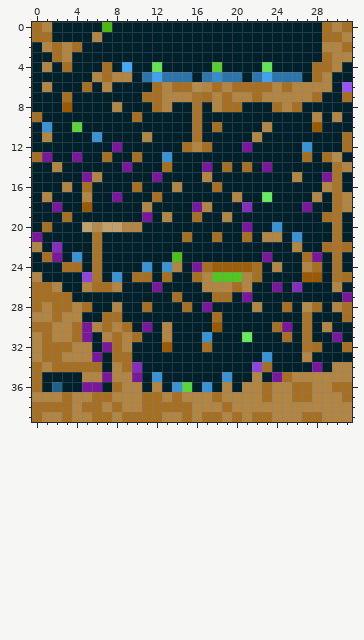
Pixel-art sprite -- assets/levels/tilemap1.png. Above: the version before the commit.
The file is 32x40 pixels.
Once edited:
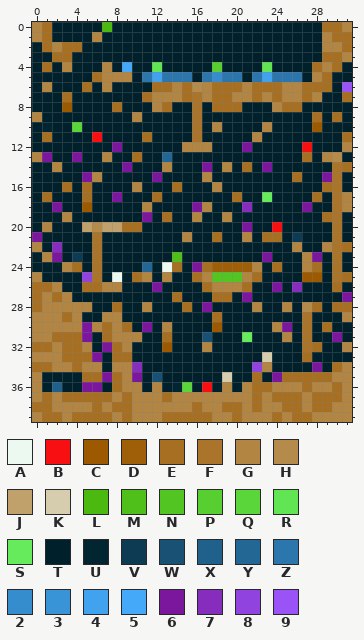
Palette (. is transparent): A #ecf9f0  B #f70f11  C #9c5900  D #9f5f09  E #a76f21  F #aa752a  G #b28542  H #b58b4b  J #c0a16c  K #d6cdae  L #4cb910  M #4fbf19  N #52c522  P #57cf31  Q #5ad53a  R #62e552  S #65eb5b  T #00212c  U #022532  V #0d3b53  W #185174  X #20618c  Y #236795  Z #2b77ad  2 #368dce  3 #3993d7  4 #41a3ef  5 #44a9f8  6 #7b179d  7 #862dbe  8 #9143df  9 #9953f7
Difference:
Changed rows in their new state; - is an unchanged pixel.
first column x 0:
 0 GE----------------------------EG
 1 G----------------------------G-E
 2 -EGE----------------------------
 3 ---E--------------------------E-
 4 -E-G---G---------------------GE-
 5 ------EG--------------------GE--
 6 -------------EG----E-G--EG-EEE--
 7 ------------G--E-GE-----E--EG---
 8 --------E---GE----E-----GE------
 9 G---------G-----------------E-E-
10 -U----------------G-------------
11 -E----B----E--------------------
12 ---------------G-G---------B---G
13 G------G-----Y---------------G--
14 -------------G-----G-----------E
15 --------------------------E-----
16 ---E------G---E---G----------E--
17 -E---E--------------E-------E---
19 ---G---------E--G---------------
20 -G-------EE-------------B-------
21 ---------------G-----G-EE-V-----
22 -----------------------------G--
23 -G--V----------------------G----
24 ---G-------Y-AE-------G-E-------
25 --------A--G-G------------------
26 -----E-G---------E--GE--------E-
27 -G-G----------------------------
28 --GG-G--E--G-------------G----E-
29 --GE---GG----------------------G
30 GG--G-------------------G----E--
31 -GEE---EG-G--E---W-------G------
32 E-G-E------------G-------------G
33 -GGEEE-----------------K---E----
34 -EGG-GG--G-------------G------E-
35 G----EE-E---W------K--E---EEEE--
36 G-------------U--B----E---G----G
37 -E--EE---E-GGEG---G---EGEE-GEEEG
38 --GG-G---E-GGGGGE---E-E--EE-EE--
39 GEEGEE----GGGEE-E-G---GGE-E-G---
